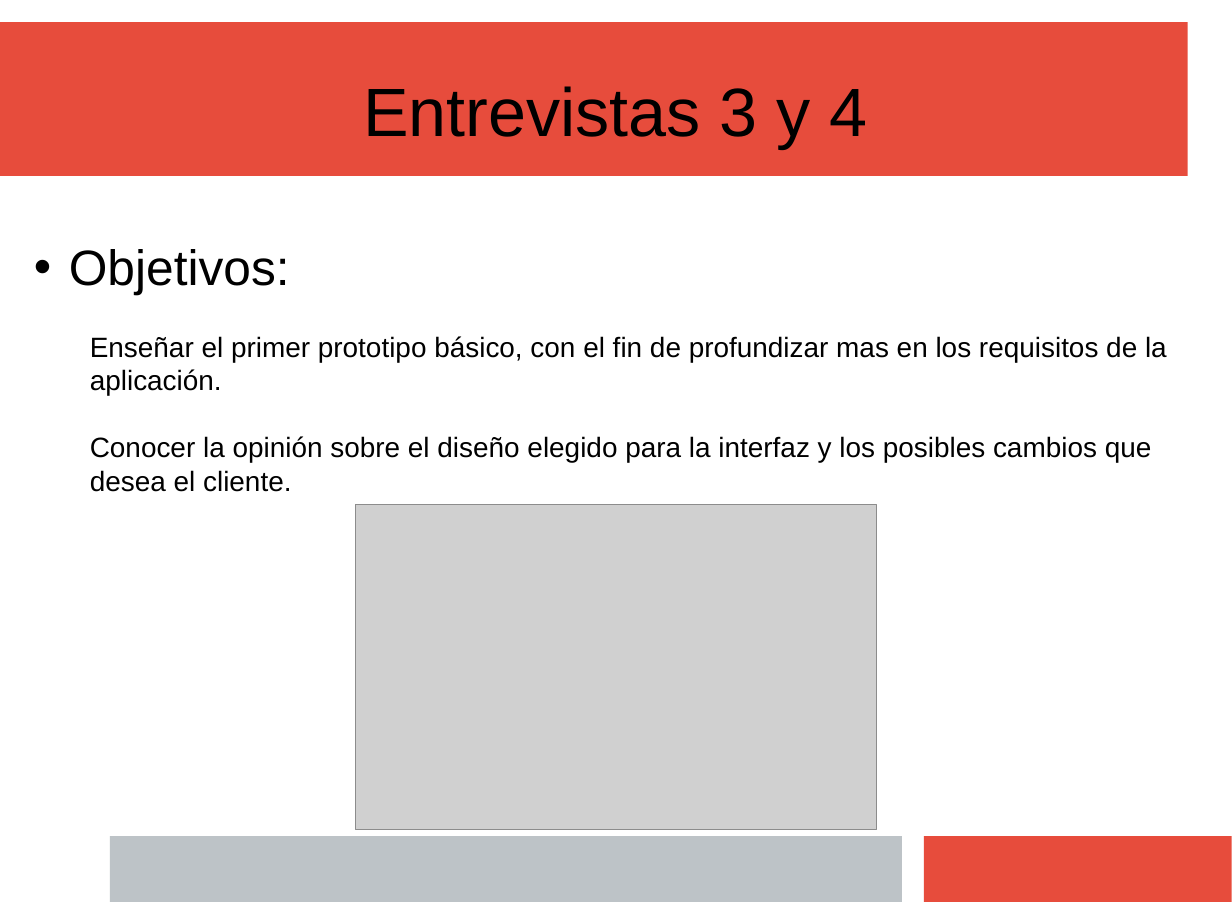
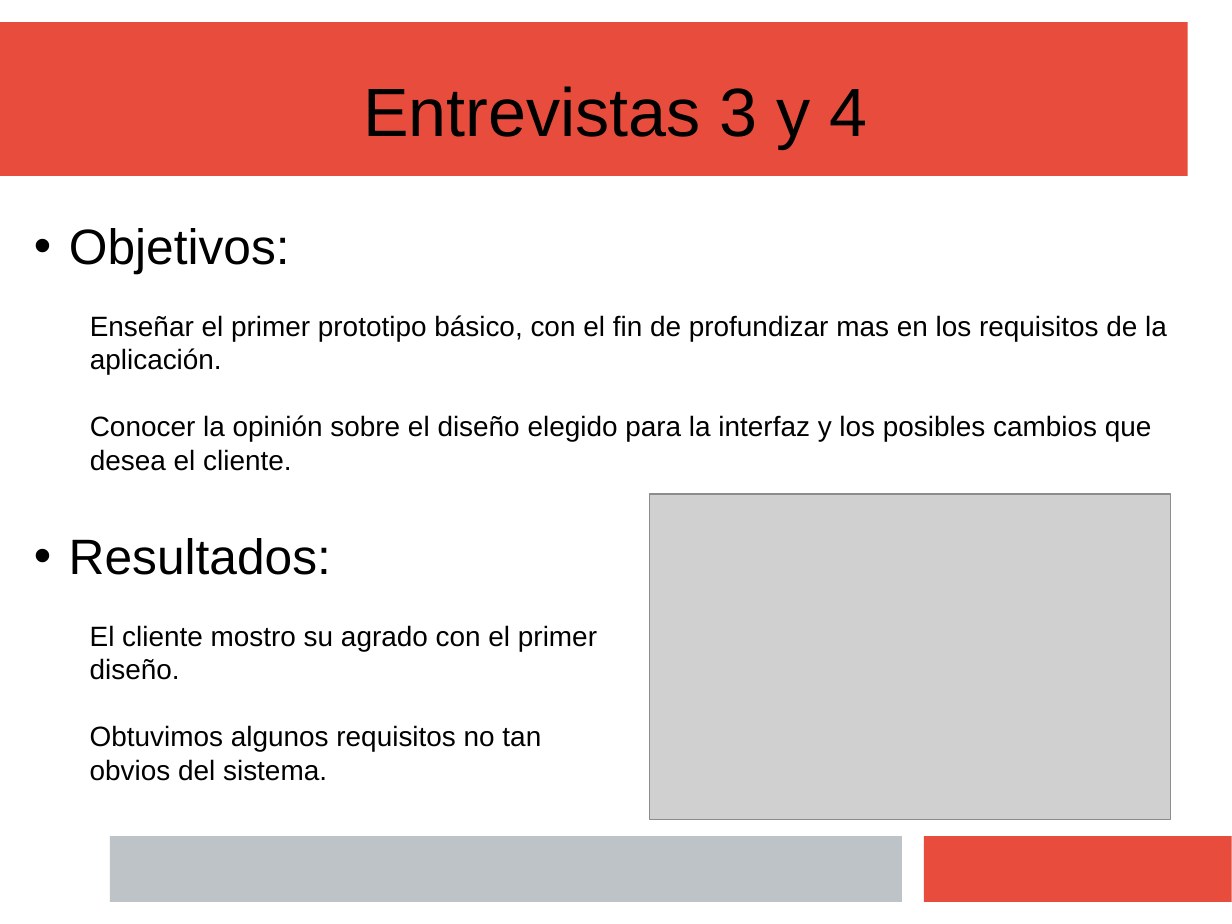
Before and after one commit to Juanba1998/APP-Restaurante, a slide deck: slide 6 of Material/Presentación/Presentacion Final (incompleta).pptx. Drawn at 1232x924 pixels with LibreOffice and Linux fonts; fonts in the diff are those of the drawing; grey boxes stand for pictures. Boxes give left, top, right and bottom in pixels: in the first picture for what was removed or moved away, otherwise in the second. Text is boxed around its words. In the diff, an @@ line names an element or a change of style, - is before the commit and + after.

```diff
--- a/Material/Presentación/Presentacion Final (incompleta).pptx
+++ b/Material/Presentación/Presentacion Final (incompleta).pptx
@@ text "Objetivos:": place and size @@
-text "Objetivos:" at box(69, 249, 1167, 492)
+text "Objetivos:" at box(69, 228, 1167, 471)
@@ picture: place and size @@
-picture at box(356, 504, 876, 830)
+picture at box(650, 494, 1171, 819)
@@ text added at box(69, 538, 597, 781), 18 pt, text #000000 @@
+• Resultados:
+  El cliente mostro su agrado con el primer diseño.
+  Obtuvimos algunos requisitos no tan obvios del sistema.
```
Also in this commit, not shown: 3 other slides changed.
